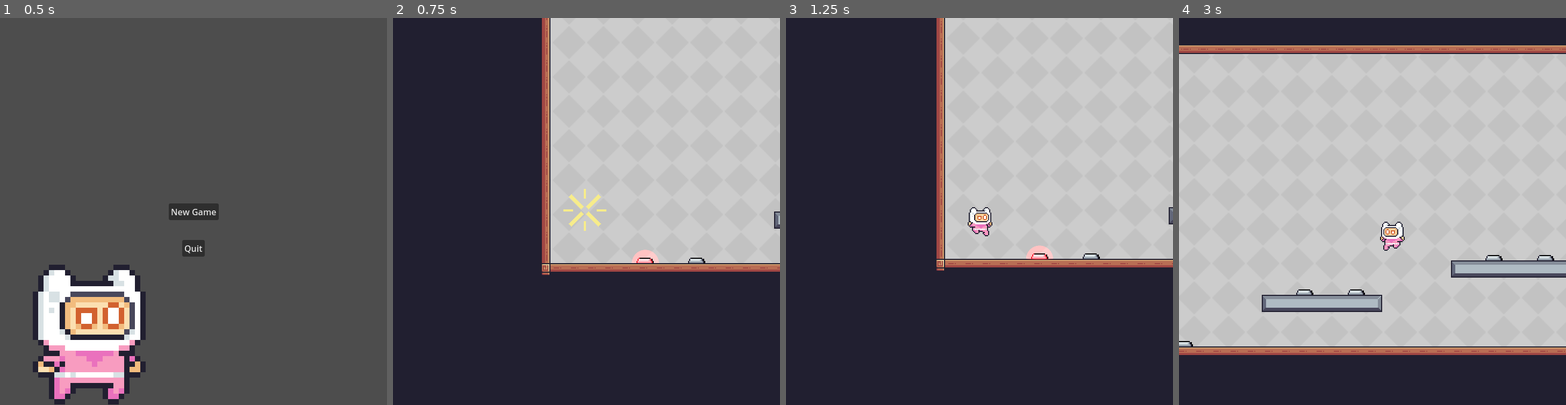
Above: before the commit, frames 1-4 (left to right).
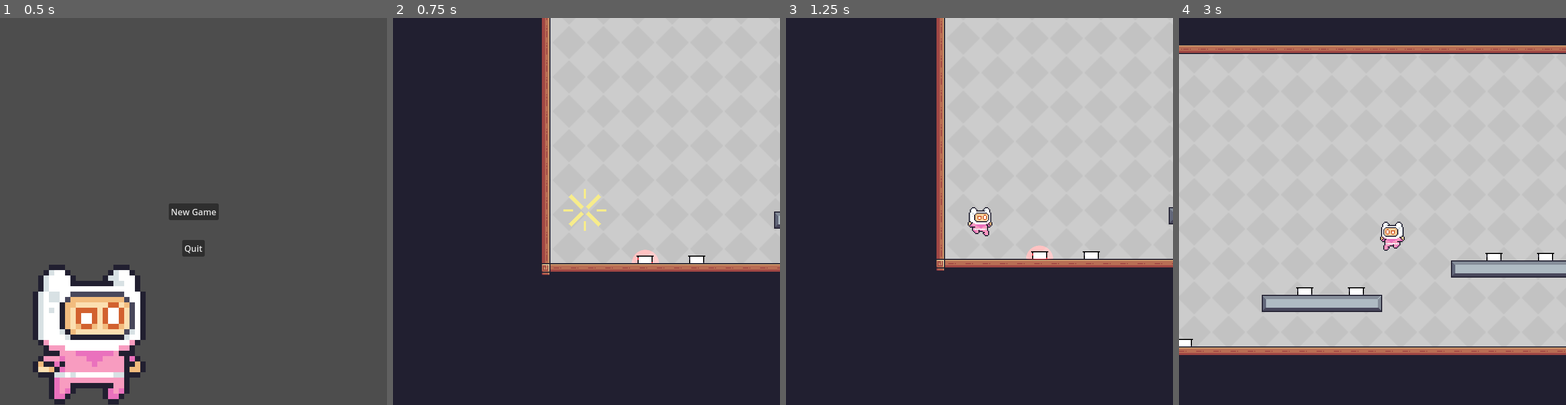
Above: after the commit, the same moments.

Repository: PascalGilbraith/Scale
Game: Godot game, scene res://main_menu.tscn
The game is run twice, just before and just after one commit, with the same random seed, the same clock (stepped at 60 frames per second) and the same inputs.
Inputs:
- Up to frame 1 (0.5 s): no input
- Up to frame 2 (0.75 s): click "New Game" at 0.5 s
- Up to frame 3 (1.25 s): no input
- Up to frame 4 (3 s): tap Enter (ui_accept) at 1.25, 1.52, 2.27 s; hold Right (ui_right) 1.28-2.78 s; hold Left (ui_left) from 2.78 s (still down)

Frame 1 is identical in both runs. In frame 2, 0.2% of the frame differs, in the area x 62-81%, y 61-64%; in frame 3, 0.2%; in frame 4, 0.4%, in the area x 0-97%, y 60-85%.

Commit message:
Give button separate press and release animation, move sound to the button, play chord at beginning of level

Diff:
--- a/button.gd
+++ b/button.gd
@@ -27,11 +27,12 @@
 
 # Called every frame. 'delta' is the elapsed time since the previous frame.
 func _process(_delta):
-	if Sprite.animation == "press" and Sprite.frame_progress == 1:
+	if Sprite.animation == "release" and Sprite.frame_progress == 1:
 		Sprite.play("idle")
 
 func _on_body_entered(body):
 	if body is player:
+		AudioPlayer.play()
 		Sprite.play("press")
 		if not is_single_use || not is_pushed:
 			emit_signal("button_pushed")
@@ -42,3 +43,7 @@
 
 func play_sound():
 	AudioPlayer.play()
+
+func _on_body_exited(body):
+	if body is player:
+		Sprite.play("release")
--- a/button.tscn
+++ b/button.tscn
@@ -20,6 +20,22 @@
 [sub_resource type="AtlasTexture" id="AtlasTexture_hkc18"]
 atlas = ExtResource("3_8br0l")
 region = Rect2(48, 0, 16, 16)
+
+[sub_resource type="AtlasTexture" id="AtlasTexture_wxuax"]
+atlas = ExtResource("3_8br0l")
+region = Rect2(48, 0, 16, 16)
+
+[sub_resource type="AtlasTexture" id="AtlasTexture_r755i"]
+atlas = ExtResource("3_8br0l")
+region = Rect2(32, 0, 16, 16)
+
+[sub_resource type="AtlasTexture" id="AtlasTexture_m2rc8"]
+atlas = ExtResource("3_8br0l")
+region = Rect2(16, 0, 16, 16)
+
+[sub_resource type="AtlasTexture" id="AtlasTexture_2ftqa"]
+atlas = ExtResource("3_8br0l")
+region = Rect2(0, 0, 16, 16)
 
 [sub_resource type="SpriteFrames" id="SpriteFrames_01nem"]
 animations = [{
@@ -47,6 +63,23 @@
 "loop": false,
 "name": &"press",
 "speed": 20.0
+}, {
+"frames": [{
+"duration": 1.0,
+"texture": SubResource("AtlasTexture_wxuax")
+}, {
+"duration": 1.0,
+"texture": SubResource("AtlasTexture_r755i")
+}, {
+"duration": 1.0,
+"texture": SubResource("AtlasTexture_m2rc8")
+}, {
+"duration": 1.0,
+"texture": SubResource("AtlasTexture_2ftqa")
+}],
+"loop": false,
+"name": &"release",
+"speed": 20.0
 }]
 
 [sub_resource type="CapsuleShape2D" id="CapsuleShape2D_xtqxw"]
@@ -62,7 +95,7 @@
 [node name="AnimatedSprite2D" type="AnimatedSprite2D" parent="."]
 texture_filter = 1
 sprite_frames = SubResource("SpriteFrames_01nem")
-animation = &"press"
+animation = &"idle"
 autoplay = "idle"
 
 [node name="Light" type="PointLight2D" parent="."]
@@ -81,3 +114,4 @@
 shape = SubResource("CapsuleShape2D_xtqxw")
 
 [connection signal="body_entered" from="." to="." method="_on_body_entered"]
+[connection signal="body_exited" from="." to="." method="_on_body_exited"]
--- a/main.gd
+++ b/main.gd
@@ -22,6 +22,10 @@
 func _ready():
 	game_menu.hide()
 	reset()
+	button1.play_sound()
+	button3.play_sound()
+	button5.play_sound()
+	button8.play_sound()
 
 # Called every frame. 'delta' is the elapsed time since the previous frame.
 func _process(_delta):
@@ -31,7 +35,6 @@
 		game_menu.show()
 
 func _on_button_1_button_pushed():
-	button1.play_sound()
 	if button_index == 1:
 		button_index += 1
 		button1.set_is_highlighted(false)
@@ -40,7 +43,6 @@
 		fail()
 
 func _on_button_2_button_pushed():
-	button2.play_sound()
 	if button_index == 2:
 		button_index += 1
 		button2.set_is_highlighted(false)
@@ -49,7 +51,6 @@
 		fail()
 
 func _on_button_3_button_pushed():
-	button3.play_sound()
 	if button_index == 3:
 		button_index += 1
 		button3.set_is_highlighted(false)
@@ -58,7 +59,6 @@
 		fail()
 
 func _on_button_4_button_pushed():
-	button4.play_sound()
 	if button_index == 4:
 		button_index += 1
 		button4.set_is_highlighted(false)
@@ -67,7 +67,6 @@
 		fail()
 
 func _on_button_5_button_pushed():
-	button5.play_sound()
 	if button_index == 5:
 		button_index += 1
 		button5.set_is_highlighted(false)
@@ -76,7 +75,6 @@
 		fail()
 
 func _on_button_6_button_pushed():
-	button6.play_sound()
 	if button_index == 6:
 		button_index += 1
 		button6.set_is_highlighted(false)
@@ -85,7 +83,6 @@
 		fail()
 
 func _on_button_7_button_pushed():
-	button7.play_sound()
 	if button_index == 7:
 		button_index += 1
 		button7.set_is_highlighted(false)
@@ -94,7 +91,6 @@
 		fail()
 
 func _on_button_8_button_pushed():
-	button8.play_sound()
 	if button_index == 8:
 		win()
 	else:
Binary file changed: Images/Button.png
Binary file changed: Images/ButtonPress.png
Not shown: 1 places in button.tscn that only renumber resources
